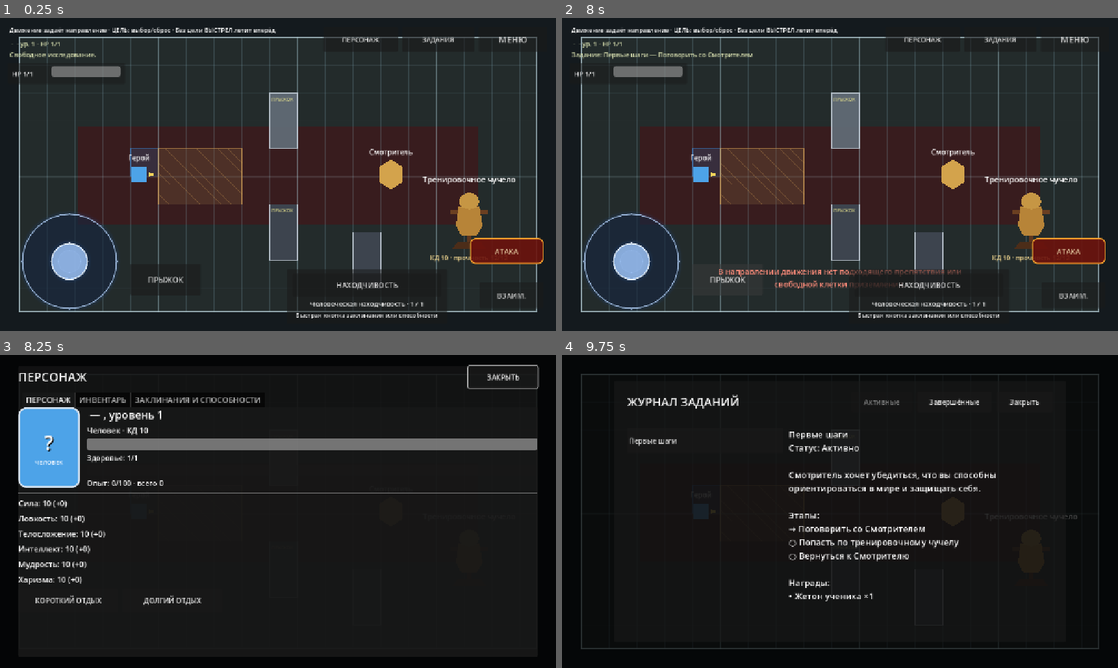
Above: before the commit, frames 1-4 (two rows, left to right).
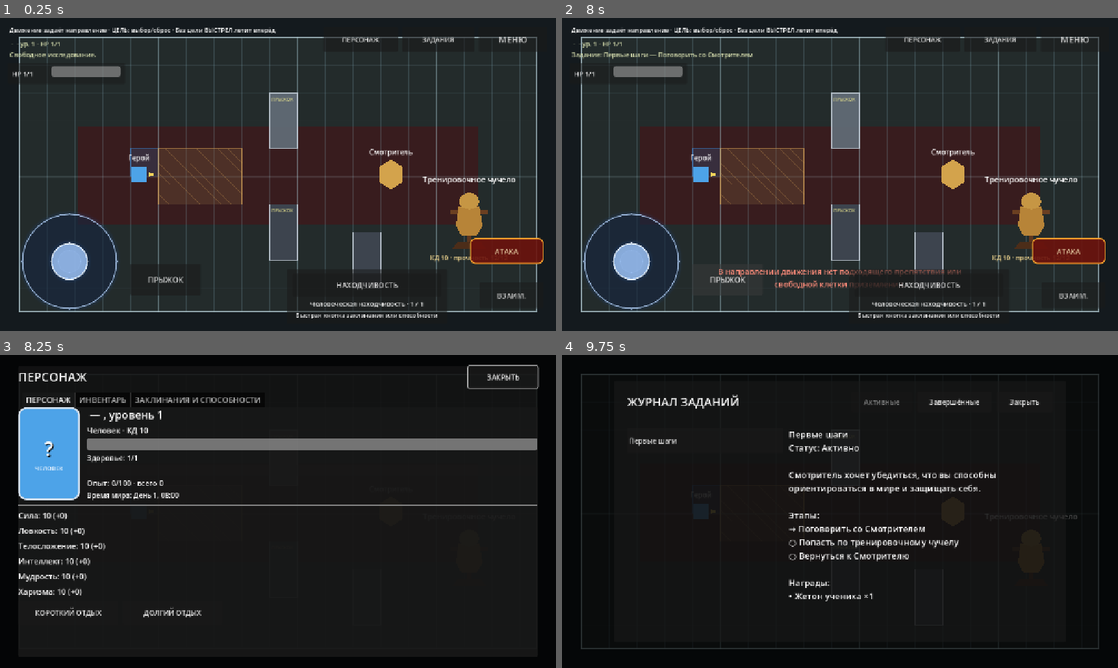
Above: after the commit, the same moments.

Repository: eretenkodaniil16-rgb/rpg-project
Game: Godot game, scene res://scenes/game/game.tscn
Two runs of this game, one before a commit and one after it. Both use one fixed random seed, a clock stepped at 60 frames per second and the inputs below. This scene is started directly instead of the project's main scene.
Inputs (mouse positions are in pixels of both pictures, inside the frame that each line leads up to):
- Up to frame 1 (0.25 s): no input
- Up to frame 2 (8 s): click "ВЗАИМ." at 0.5 s; click "МЕНЮ" at 1.25 s; click "Новая игра" at 2 s; click (840, 121) at 2.77 s; type "Alex" at 2.85 s; click "В главное меню" at 3.5 s; click "Новая игра" at 4.25 s; click (840, 121) at 5.02 s; type "Alex" at 5.1 s; click "В меню" at 5.75 s; click "Продолжить" at 6.5 s; click "ПРЫЖОК" at 7.25 s
- Up to frame 3 (8.25 s): click "ПЕРСОНАЖ" at 8 s
- Up to frame 4 (9.75 s): click "ЗАКРЫТЬ" at 8.75 s; click "ЗАДАНИЯ" at 9.5 s

Frames 1-2 are identical in both runs. In frame 3, 3.5% of the frame differs, in the area x 3-97%, y 25-84%; in frame 4, nothing differs.

Commit message:
feat: show spellcasting time and concentration in active character sheet

Diff:
--- a/scripts/ui/character_hub_inventory.gd
+++ b/scripts/ui/character_hub_inventory.gd
@@ -40,6 +40,16 @@
 	experience_bar.show_percentage = false
 	overview.add_child(experience_bar)
 	overview.add_child(_label("Опыт: %d/%d · всего %d" % [experience_progress, experience_required, _hero.experience], 17))
+	overview.add_child(_label("Время мира: %s" % _world_time.format_current(GameState), 16))
+
+	var spell_profile: Dictionary = _spellcasting.get_spellcasting_profile(_hero.character_class_id)
+	if not spell_profile.is_empty() or not _spellcasting.get_known_spell_ids(_hero).is_empty():
+		var attack_bonus: int = _spellcasting.get_spell_attack_bonus(_hero)
+		overview.add_child(_label("Магия: атака %s · Сл %d" % ["+%d" % attack_bonus if attack_bonus >= 0 else str(attack_bonus), _spellcasting.get_spell_save_dc(_hero)], 16))
+	var concentration_id: String = _spellcasting.get_concentration_spell_id(_hero)
+	if not concentration_id.is_empty():
+		var concentration_spell: Dictionary = _class_data.get_ability_definition(concentration_id)
+		overview.add_child(_label("Концентрация: %s" % str(concentration_spell.get("name", concentration_id)), 16))
 
 	_character_box.add_child(HSeparator.new())
 	var names: Dictionary = {
@@ -176,7 +186,7 @@
 	match str(entry.get("type", "")):
 		"weapon":
 			var dice: Array = entry.get("damage_dice", [1, 1]) as Array
-			return "\nУрон: %dd%d %s" % [int(dice[0]), int(dice[1]), str(entry.get("damage_type", "физический"))]
+			return "\nУрон: %dк%d %s" % [int(dice[0]), int(dice[1]), str(entry.get("damage_type", "физический"))]
 		"armor":
 			return "\nБазовый КД: %d" % int(entry.get("base_ac", 10))
 		"shield":
